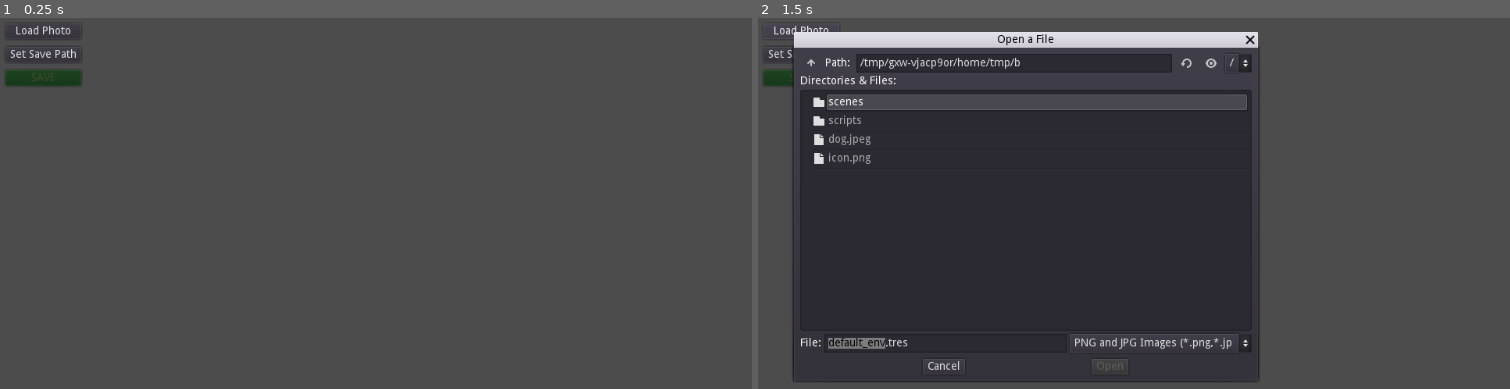
Above: before the commit, frames 1-2 (left to right).
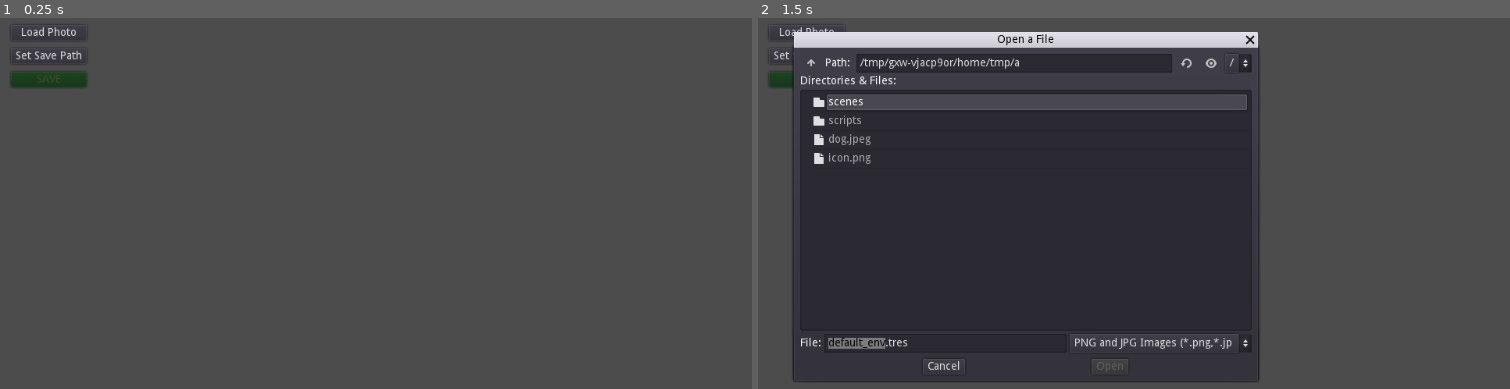
Above: after the commit, the same moments.

Repository: alfredbaudisch/grider
Game: Godot game, scene res://scenes/Main.tscn
The game is run twice, just before and just after one commit, with the same random seed, the same clock (stepped at 60 frames per second) and the same inputs.
Inputs (mouse positions are in pixels of both pictures, inside the frame that each line leads up to):
- Up to frame 1 (0.25 s): no input
- Up to frame 2 (1.5 s): tap Enter at 0.5 s; move the mouse to (1337, 229) at 0.52 s; click "Load Photo" at 1.25 s

The runs differ from the first frame. In frame 1, 0.4% of the frame differs, in the area x 0-12%, y 1-19%; in frame 2, 0.2%.

Commit message:
Disable window maximizing; spacing adjustments; default grid colors

Diff:
--- a/project.godot
+++ b/project.godot
@@ -19,6 +19,10 @@
 run/main_scene="res://scenes/Main.tscn"
 config/icon="res://icon.png"
 
+[display]
+
+window/size/resizable=false
+
 [rendering]
 
 environment/default_environment="res://default_env.tres"
--- a/scenes/Main.tscn
+++ b/scenes/Main.tscn
@@ -130,20 +130,31 @@
 save_as_dialog_path = NodePath("Dialogs/SaveAsDialog")
 
 [node name="MainContainer" type="VBoxContainer" parent="."]
-margin_left = 7.0
-margin_top = 7.0
-margin_right = 1017.0
-margin_bottom = 593.0
+margin_right = 1024.0
+margin_bottom = 600.0
 size_flags_horizontal = 3
 size_flags_vertical = 3
 
+[node name="VSplitContainer2" type="VSplitContainer" parent="MainContainer"]
+margin_right = 1024.0
+margin_bottom = 5.0
+rect_min_size = Vector2( 0, 5 )
+
 [node name="Toolbar" type="HBoxContainer" parent="MainContainer"]
-margin_right = 1010.0
-margin_bottom = 80.0
-size_flags_horizontal = 3
+margin_top = 9.0
+margin_right = 1024.0
+margin_bottom = 89.0
+size_flags_horizontal = 3
+
+[node name="HSplitContainer3" type="HSplitContainer" parent="MainContainer/Toolbar"]
+margin_right = 10.0
+margin_bottom = 80.0
+rect_min_size = Vector2( 10, 0 )
 
 [node name="MainActions" type="HBoxContainer" parent="MainContainer/Toolbar"]
-margin_right = 300.0
+editor/display_folded = true
+margin_left = 14.0
+margin_right = 314.0
 margin_bottom = 80.0
 
 [node name="LoadSave" type="VBoxContainer" parent="MainContainer/Toolbar/MainActions"]
@@ -194,6 +205,7 @@
 rect_min_size = Vector2( 10, 0 )
 
 [node name="ImageOptions" type="VBoxContainer" parent="MainContainer/Toolbar/MainActions"]
+editor/display_folded = true
 margin_left = 115.0
 margin_right = 300.0
 margin_bottom = 80.0
@@ -239,30 +251,30 @@
 text = "Grid and Grid with Photo"
 
 [node name="HSplitContainer2" type="HSplitContainer" parent="MainContainer/Toolbar"]
-margin_left = 304.0
-margin_right = 314.0
+margin_left = 318.0
+margin_right = 328.0
 margin_bottom = 80.0
 rect_min_size = Vector2( 10, 0 )
 
 [node name="Grids" type="HBoxContainer" parent="MainContainer/Toolbar"]
-margin_left = 318.0
+margin_left = 332.0
 margin_right = 1010.0
 margin_bottom = 80.0
 size_flags_horizontal = 3
 
 [node name="Contour" type="VBoxContainer" parent="MainContainer/Toolbar/Grids"]
-margin_right = 122.0
+margin_right = 118.0
 margin_bottom = 80.0
 size_flags_horizontal = 3
 
 [node name="Title" type="Label" parent="MainContainer/Toolbar/Grids/Contour"]
-margin_right = 122.0
+margin_right = 118.0
 margin_bottom = 14.0
 text = "Grid: Contour"
 
 [node name="MainContainer" type="HBoxContainer" parent="MainContainer/Toolbar/Grids/Contour"]
 margin_top = 18.0
-margin_right = 122.0
+margin_right = 118.0
 margin_bottom = 42.0
 
 [node name="Visible" type="CheckBox" parent="MainContainer/Toolbar/Grids/Contour/MainContainer"]
@@ -278,7 +290,7 @@
 
 [node name="WidthContainer" type="HBoxContainer" parent="MainContainer/Toolbar/Grids/Contour"]
 margin_top = 46.0
-margin_right = 122.0
+margin_right = 118.0
 margin_bottom = 62.0
 
 [node name="Label" type="Label" parent="MainContainer/Toolbar/Grids/Contour/WidthContainer"]
@@ -289,7 +301,7 @@
 
 [node name="Width" type="HSlider" parent="MainContainer/Toolbar/Grids/Contour/WidthContainer"]
 margin_left = 46.0
-margin_right = 102.0
+margin_right = 98.0
 margin_bottom = 16.0
 size_flags_horizontal = 3
 min_value = 1.0
@@ -298,34 +310,34 @@
 rounded = true
 
 [node name="WidthDisplay" type="Label" parent="MainContainer/Toolbar/Grids/Contour/WidthContainer"]
-margin_left = 106.0
-margin_top = 1.0
-margin_right = 122.0
+margin_left = 102.0
+margin_top = 1.0
+margin_right = 118.0
 margin_bottom = 15.0
 rect_min_size = Vector2( 16, 0 )
 text = "1"
 align = 1
 
 [node name="HSplitContainer4" type="HSplitContainer" parent="MainContainer/Toolbar/Grids"]
-margin_left = 126.0
-margin_right = 136.0
+margin_left = 122.0
+margin_right = 132.0
 margin_bottom = 80.0
 rect_min_size = Vector2( 10, 0 )
 
 [node name="Thirds" type="VBoxContainer" parent="MainContainer/Toolbar/Grids"]
-margin_left = 140.0
-margin_right = 262.0
+margin_left = 136.0
+margin_right = 254.0
 margin_bottom = 80.0
 size_flags_horizontal = 3
 
 [node name="Title" type="Label" parent="MainContainer/Toolbar/Grids/Thirds"]
-margin_right = 122.0
+margin_right = 118.0
 margin_bottom = 14.0
 text = "Grid: Thirds"
 
 [node name="MainContainer" type="HBoxContainer" parent="MainContainer/Toolbar/Grids/Thirds"]
 margin_top = 18.0
-margin_right = 122.0
+margin_right = 118.0
 margin_bottom = 42.0
 
 [node name="Visible" type="CheckBox" parent="MainContainer/Toolbar/Grids/Thirds/MainContainer"]
@@ -341,7 +353,7 @@
 
 [node name="WidthContainer" type="HBoxContainer" parent="MainContainer/Toolbar/Grids/Thirds"]
 margin_top = 46.0
-margin_right = 122.0
+margin_right = 118.0
 margin_bottom = 62.0
 
 [node name="Label" type="Label" parent="MainContainer/Toolbar/Grids/Thirds/WidthContainer"]
@@ -352,7 +364,7 @@
 
 [node name="Width" type="HSlider" parent="MainContainer/Toolbar/Grids/Thirds/WidthContainer"]
 margin_left = 46.0
-margin_right = 102.0
+margin_right = 98.0
 margin_bottom = 16.0
 size_flags_horizontal = 3
 min_value = 1.0
@@ -361,34 +373,34 @@
 rounded = true
 
 [node name="WidthDisplay" type="Label" parent="MainContainer/Toolbar/Grids/Thirds/WidthContainer"]
-margin_left = 106.0
-margin_top = 1.0
-margin_right = 122.0
+margin_left = 102.0
+margin_top = 1.0
+margin_right = 118.0
 margin_bottom = 15.0
 rect_min_size = Vector2( 16, 0 )
 text = "1	"
 align = 1
 
 [node name="HSplitContainer" type="HSplitContainer" parent="MainContainer/Toolbar/Grids"]
-margin_left = 266.0
-margin_right = 276.0
+margin_left = 258.0
+margin_right = 268.0
 margin_bottom = 80.0
 rect_min_size = Vector2( 10, 0 )
 
 [node name="MinorThirds" type="VBoxContainer" parent="MainContainer/Toolbar/Grids"]
-margin_left = 280.0
-margin_right = 402.0
+margin_left = 272.0
+margin_right = 390.0
 margin_bottom = 80.0
 size_flags_horizontal = 3
 
 [node name="Title" type="Label" parent="MainContainer/Toolbar/Grids/MinorThirds"]
-margin_right = 122.0
+margin_right = 118.0
 margin_bottom = 14.0
 text = "Grid: Minor Thirds"
 
 [node name="MainContainer" type="HBoxContainer" parent="MainContainer/Toolbar/Grids/MinorThirds"]
 margin_top = 18.0
-margin_right = 122.0
+margin_right = 118.0
 margin_bottom = 42.0
 
 [node name="Visible" type="CheckBox" parent="MainContainer/Toolbar/Grids/MinorThirds/MainContainer"]
@@ -404,7 +416,7 @@
 
 [node name="WidthContainer" type="HBoxContainer" parent="MainContainer/Toolbar/Grids/MinorThirds"]
 margin_top = 46.0
-margin_right = 122.0
+margin_right = 118.0
 margin_bottom = 62.0
 
 [node name="Label" type="Label" parent="MainContainer/Toolbar/Grids/MinorThirds/WidthContainer"]
@@ -415,7 +427,7 @@
 
 [node name="Width" type="HSlider" parent="MainContainer/Toolbar/Grids/MinorThirds/WidthContainer"]
 margin_left = 46.0
-margin_right = 102.0
+margin_right = 98.0
 margin_bottom = 16.0
 size_flags_horizontal = 3
 min_value = 1.0
@@ -424,34 +436,34 @@
 rounded = true
 
 [node name="WidthDisplay" type="Label" parent="MainContainer/Toolbar/Grids/MinorThirds/WidthContainer"]
-margin_left = 106.0
-margin_top = 1.0
-margin_right = 122.0
+margin_left = 102.0
+margin_top = 1.0
+margin_right = 118.0
 margin_bottom = 15.0
 rect_min_size = Vector2( 16, 0 )
 text = "1	"
 align = 1
 
 [node name="HSplitContainer2" type="HSplitContainer" parent="MainContainer/Toolbar/Grids"]
-margin_left = 406.0
-margin_right = 416.0
+margin_left = 394.0
+margin_right = 404.0
 margin_bottom = 80.0
 rect_min_size = Vector2( 10, 0 )
 
 [node name="CentralCross" type="VBoxContainer" parent="MainContainer/Toolbar/Grids"]
-margin_left = 420.0
-margin_right = 542.0
+margin_left = 408.0
+margin_right = 527.0
 margin_bottom = 80.0
 size_flags_horizontal = 3
 
 [node name="Title" type="Label" parent="MainContainer/Toolbar/Grids/CentralCross"]
-margin_right = 122.0
+margin_right = 119.0
 margin_bottom = 14.0
 text = "Grid: Central Cross"
 
 [node name="MainContainer" type="HBoxContainer" parent="MainContainer/Toolbar/Grids/CentralCross"]
 margin_top = 18.0
-margin_right = 122.0
+margin_right = 119.0
 margin_bottom = 42.0
 
 [node name="Visible" type="CheckBox" parent="MainContainer/Toolbar/Grids/CentralCross/MainContainer"]
@@ -467,7 +479,7 @@
 
 [node name="WidthContainer" type="HBoxContainer" parent="MainContainer/Toolbar/Grids/CentralCross"]
 margin_top = 46.0
-margin_right = 122.0
+margin_right = 119.0
 margin_bottom = 62.0
 
 [node name="Label" type="Label" parent="MainContainer/Toolbar/Grids/CentralCross/WidthContainer"]
@@ -478,7 +490,7 @@
 
 [node name="Width" type="HSlider" parent="MainContainer/Toolbar/Grids/CentralCross/WidthContainer"]
 margin_left = 46.0
-margin_right = 102.0
+margin_right = 99.0
 margin_bottom = 16.0
 size_flags_horizontal = 3
 min_value = 1.0
@@ -487,23 +499,23 @@
 rounded = true
 
 [node name="WidthDisplay" type="Label" parent="MainContainer/Toolbar/Grids/CentralCross/WidthContainer"]
-margin_left = 106.0
-margin_top = 1.0
-margin_right = 122.0
+margin_left = 103.0
+margin_top = 1.0
+margin_right = 119.0
 margin_bottom = 15.0
 rect_min_size = Vector2( 16, 0 )
 text = "1	"
 align = 1
 
 [node name="HSplitContainer3" type="HSplitContainer" parent="MainContainer/Toolbar/Grids"]
-margin_left = 546.0
-margin_right = 556.0
+margin_left = 531.0
+margin_right = 541.0
 margin_bottom = 80.0
 rect_min_size = Vector2( 10, 0 )
 
 [node name="MainDiagonals" type="VBoxContainer" parent="MainContainer/Toolbar/Grids"]
-margin_left = 560.0
-margin_right = 692.0
+margin_left = 545.0
+margin_right = 677.0
 margin_bottom = 80.0
 size_flags_horizontal = 3
 
@@ -558,35 +570,41 @@
 text = "1	"
 align = 1
 
+[node name="HSplitContainer4" type="HSplitContainer" parent="MainContainer/Toolbar"]
+margin_left = 1014.0
+margin_right = 1024.0
+margin_bottom = 80.0
+rect_min_size = Vector2( 10, 0 )
+
 [node name="VSplitContainer" type="VSplitContainer" parent="MainContainer"]
-margin_top = 84.0
-margin_right = 1010.0
-margin_bottom = 94.0
+margin_top = 93.0
+margin_right = 1024.0
+margin_bottom = 103.0
 rect_min_size = Vector2( 0, 10 )
 size_flags_horizontal = 3
 
 [node name="PhotoScrollContainer" type="ScrollContainer" parent="MainContainer"]
-margin_top = 98.0
-margin_right = 1010.0
-margin_bottom = 586.0
+margin_top = 107.0
+margin_right = 1024.0
+margin_bottom = 600.0
 size_flags_horizontal = 3
 size_flags_vertical = 3
 
 [node name="HBoxContainer" type="HBoxContainer" parent="MainContainer/PhotoScrollContainer"]
-margin_right = 1010.0
-margin_bottom = 488.0
+margin_right = 1024.0
+margin_bottom = 493.0
 size_flags_horizontal = 3
 size_flags_vertical = 3
 
 [node name="ViewportContainer" type="ViewportContainer" parent="MainContainer/PhotoScrollContainer/HBoxContainer"]
-margin_right = 1010.0
-margin_bottom = 488.0
+margin_right = 1024.0
+margin_bottom = 493.0
 size_flags_horizontal = 3
 size_flags_vertical = 3
 stretch = true
 
 [node name="Viewport" type="Viewport" parent="MainContainer/PhotoScrollContainer/HBoxContainer/ViewportContainer"]
-size = Vector2( 1010, 488 )
+size = Vector2( 1024, 493 )
 own_world = true
 transparent_bg = true
 handle_input_locally = false
@@ -601,6 +619,40 @@
 scale = Vector2( 0.2, 0.2 )
 region_rect = Rect2( 0, 0, 450, 450 )
 script = ExtResource( 2 )
+settings = {
+0: {
+"color": Color( 0, 0, 0, 1 ),
+"name": "Contour",
+"visible": true,
+"width": 10
+},
+1: {
+"color": Color( 0, 1, 0, 0.5 ),
+"name": "Thirds",
+"visible": true,
+"width": 8
+},
+2: {
+"color": Color( 1, 0, 0, 0.5 ),
+"name": "MinorThirds",
+"subdivisions": 10,
+"visible": true,
+"width": 4,
+"with_central_cross": false
+},
+3: {
+"color": Color( 0.74902, 0.109804, 0.905882, 0.501961 ),
+"name": "CentralCross",
+"visible": true,
+"width": 4
+},
+4: {
+"color": Color( 0.176471, 0.427451, 0.560784, 0.662745 ),
+"name": "MainDiagonals",
+"visible": true,
+"width": 4
+}
+}
 
 [node name="Grid" type="Node2D" parent="MainContainer/PhotoScrollContainer/HBoxContainer/ViewportContainer/Viewport/Photo"]
 
